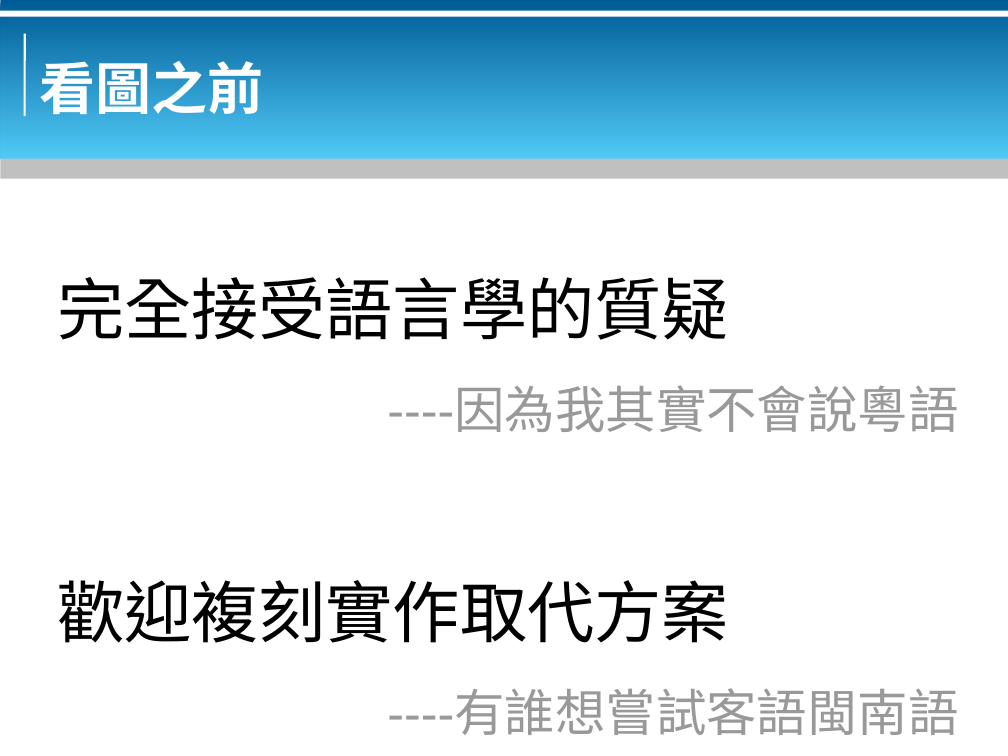
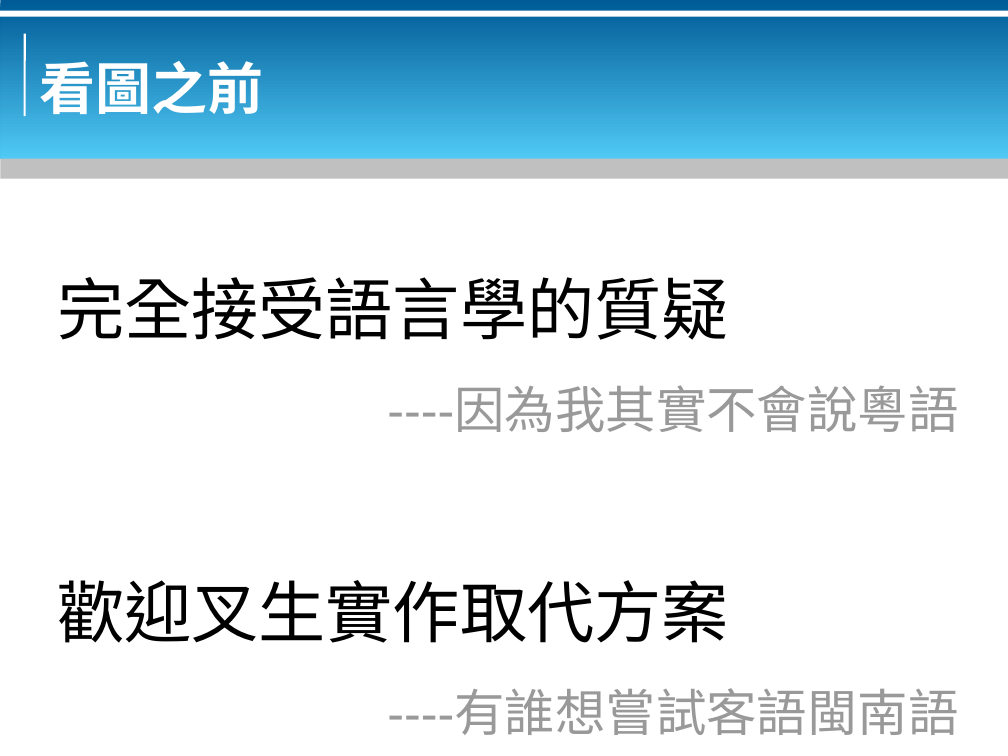
Before and after one commit to bluebat/.presentations, a slide deck: slide 9 of look-at-yue-desktop.odp. Drawn at 1008x756 pixels with LibreOffice and Linux fonts; fonts in the diff are those of the drawing; background and template pictures are left out. Boxes give left, top, right and bottom in pixels: in the first picture for what was removed or moved away, otherwise in the second. Text is boxed around its words. In the diff, an @@ line names an element or a change of style, - is before the commit and + after.

```diff
--- a/look-at-yue-desktop.odp
+++ b/look-at-yue-desktop.odp
@@ text at bbox=[57, 580, 729, 643]: text changed @@
-歡迎複刻實作取代方案
+歡迎叉生實作取代方案
```
Also in this commit, not shown: 1 other file.
